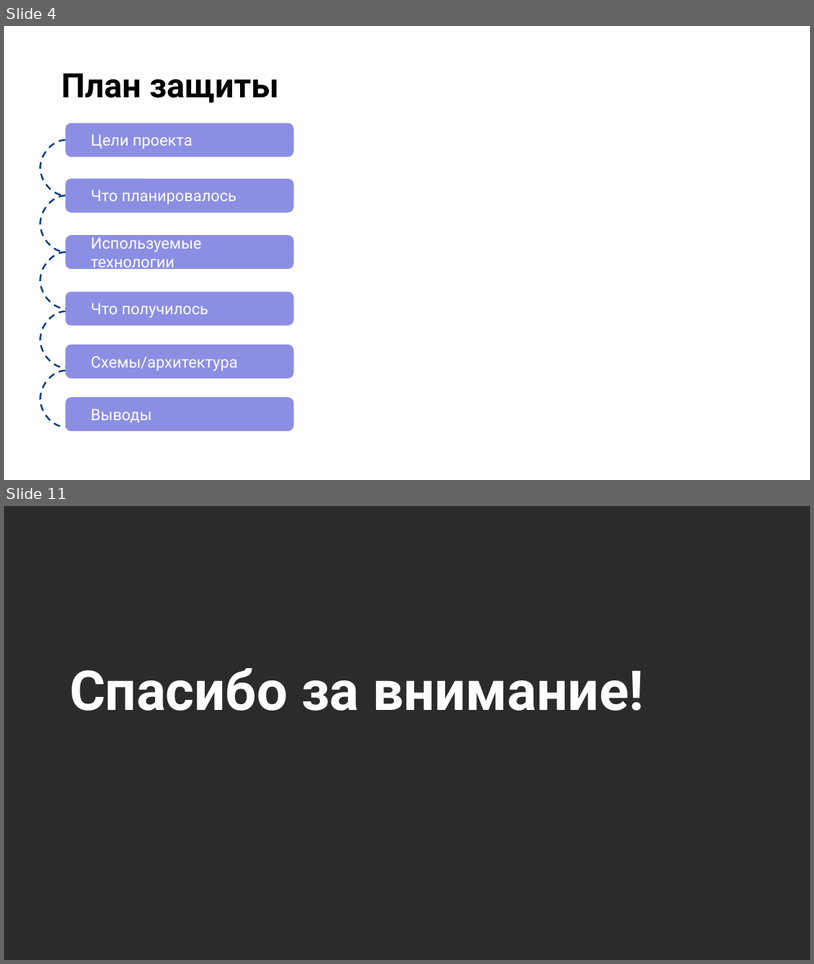
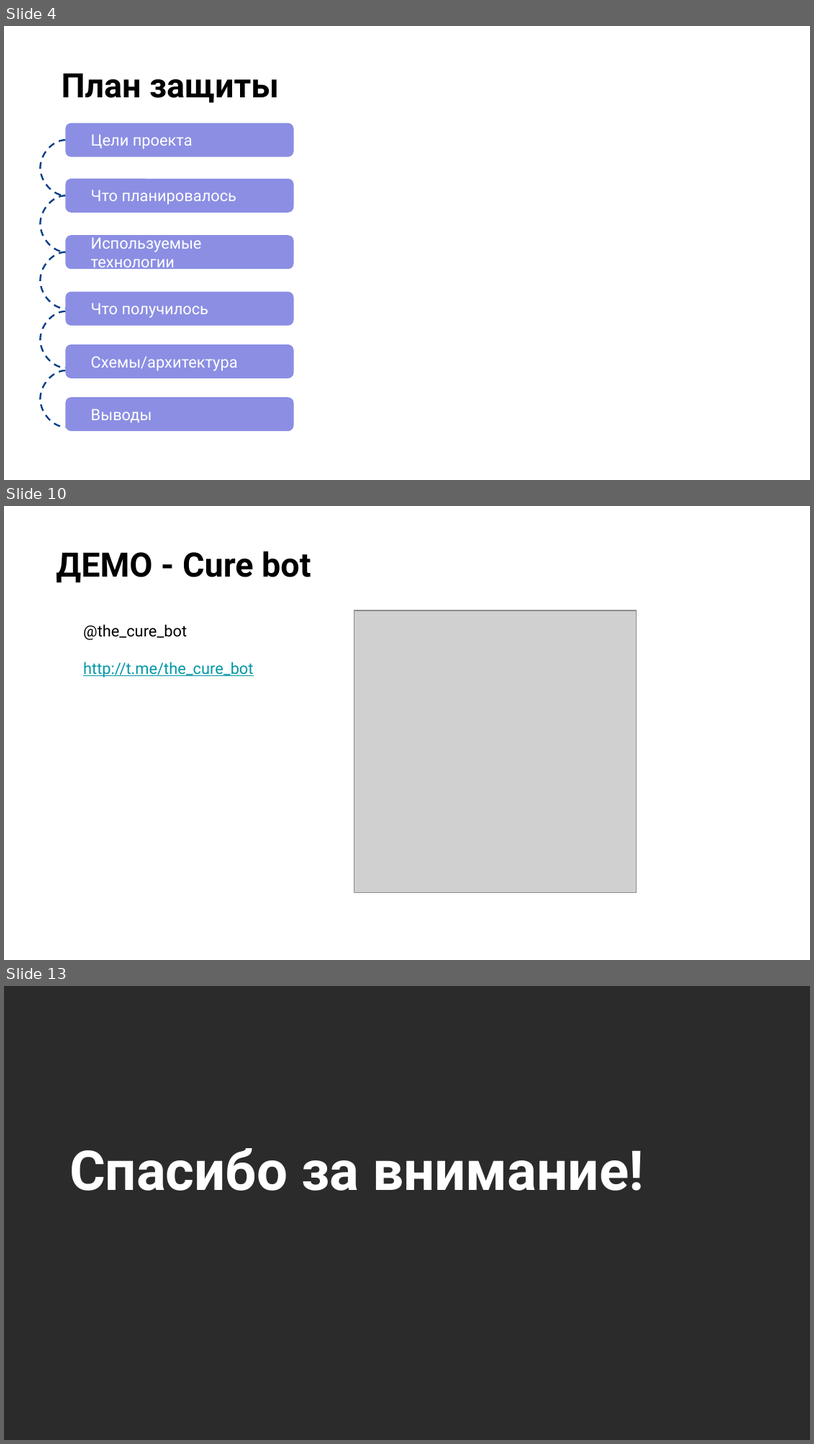
Before and after one commit to kochnevd/course-microservices, a slide deck: course-project/materials/Защита проекта.pptx. Shown one above the other, each under a label of ours: slides 4 and 11 before the commit, slides 4, 10 and 13 after it; the slides between them are not shown. The pictures are 814x964 and 814x1444 pixels, drawn with LibreOffice and Linux fonts; fonts in the diff are those of the drawing; grey boxes stand for pictures; background and template pictures are left out; a plain dark background stands for a picture behind light text. Boxes give left, top, right and bottom in pixels: in the first picture for what was removed or moved away, otherwise in the second. Text is boxed around its words. In the diff, an @@ line names an element or a change of style, - is before the commit and + after.

```diff
--- a/course-project/materials/Защита проекта.pptx
+++ b/course-project/materials/Защита проекта.pptx
@@ slide 10 added at [4, 506, 810, 960], background picture (left out) @@
@@ title added at [56, 551, 311, 582], 30 pt, text #000000, bold @@
+ДЕМО - Cure bot
@@ picture added at [355, 610, 637, 892] @@
@@ text added at [83, 624, 253, 677], 14 pt, text #0097A7, underline @@
+@the_cure_bot
+http://t.me/the_cure_bot
@@ what was slide 11 is now slide 13 @@
```
Also in this commit, not shown: 1 slide changed, 7 other slides added, 13 slides removed.
